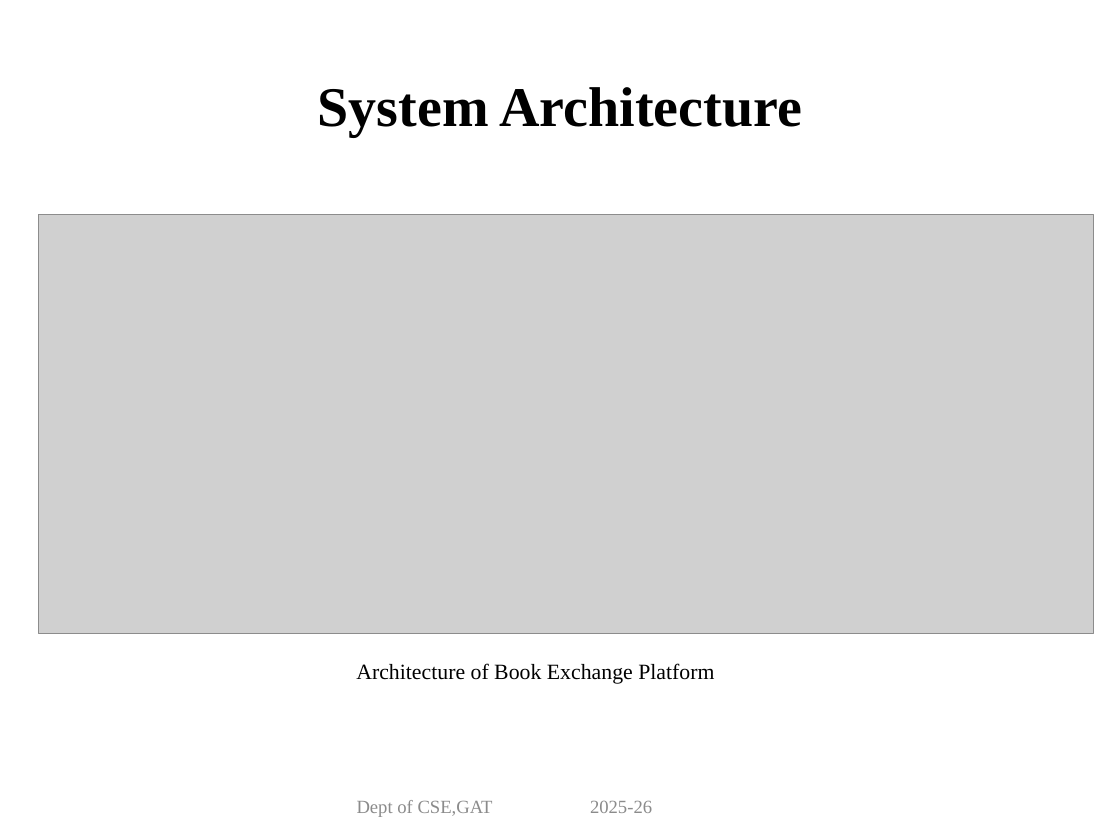
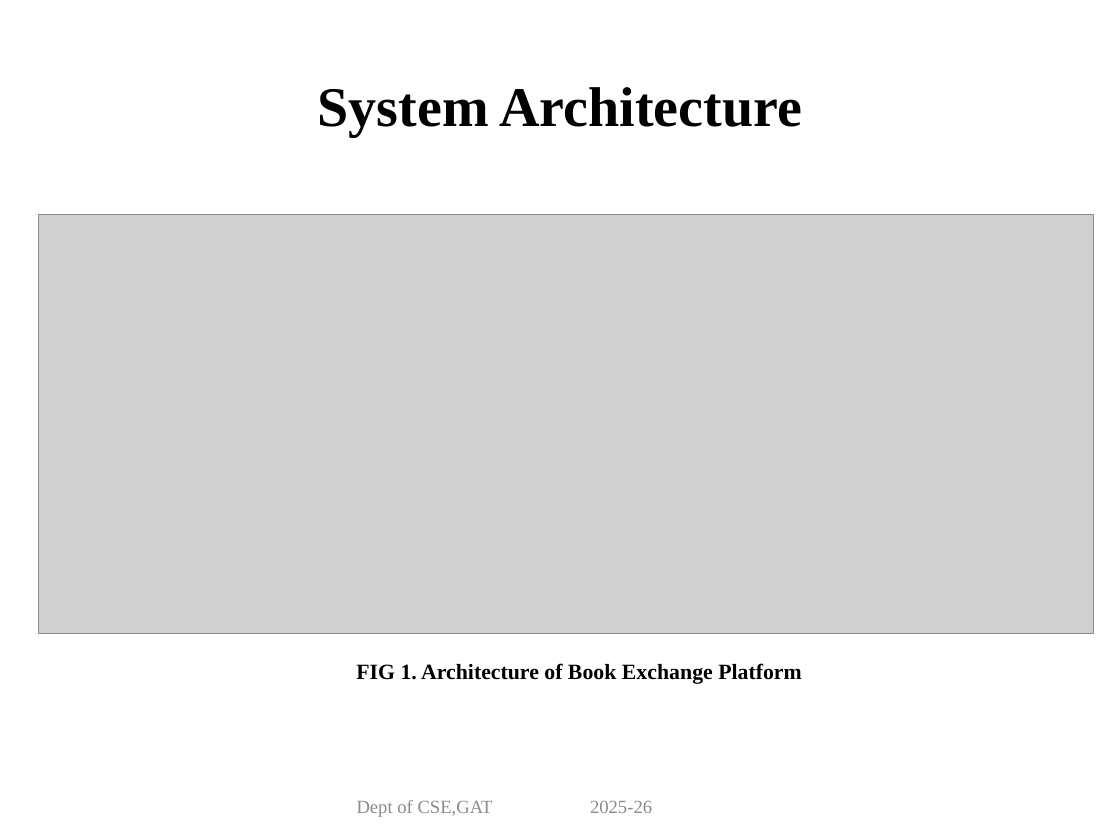
Before and after one commit to Vigneshp89511/miniproject-bookmates-, a slide deck: slide 6 of documentation/PPT/Mini_Project_BookMates.pptx. Drawn at 1120x840 pixels with LibreOffice and Linux fonts; fonts in the diff are those of the drawing; grey boxes stand for pictures. Boxes give left, top, right and bottom in pixels: in the first picture for what was removed or moved away, otherwise in the second. Text is boxed around its words. In the diff, an @@ line names an element or a change of style, - is before the commit and + after.

```diff
--- a/documentation/PPT/Mini_Project_BookMates.pptx
+++ b/documentation/PPT/Mini_Project_BookMates.pptx
@@ text at [356, 663, 801, 684]: text changed; bold on @@
-Architecture of Book Exchange Platform
+FIG 1. Architecture of Book Exchange Platform
```
Also in this commit, not shown: 2 other slides changed.
